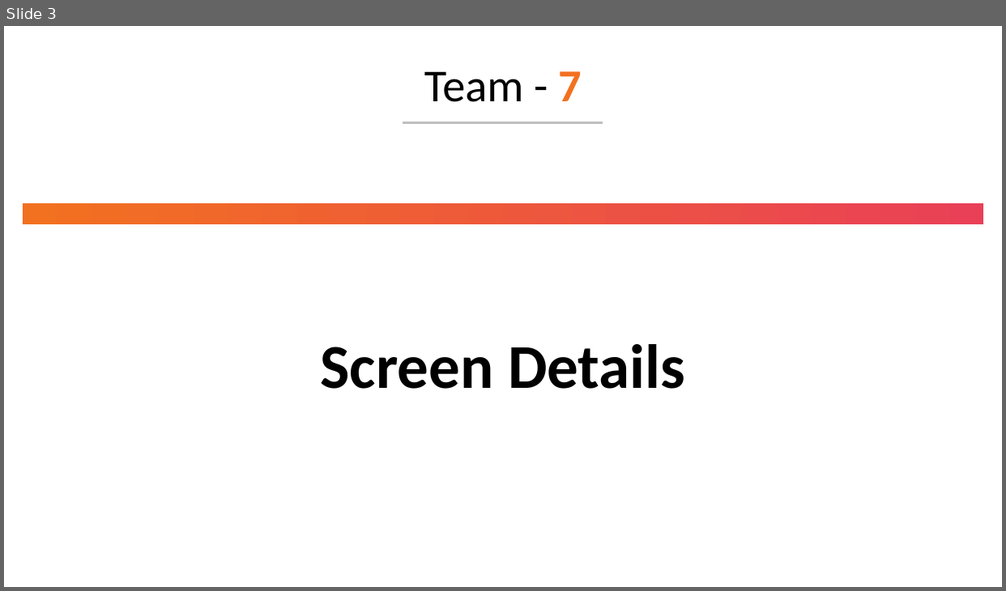
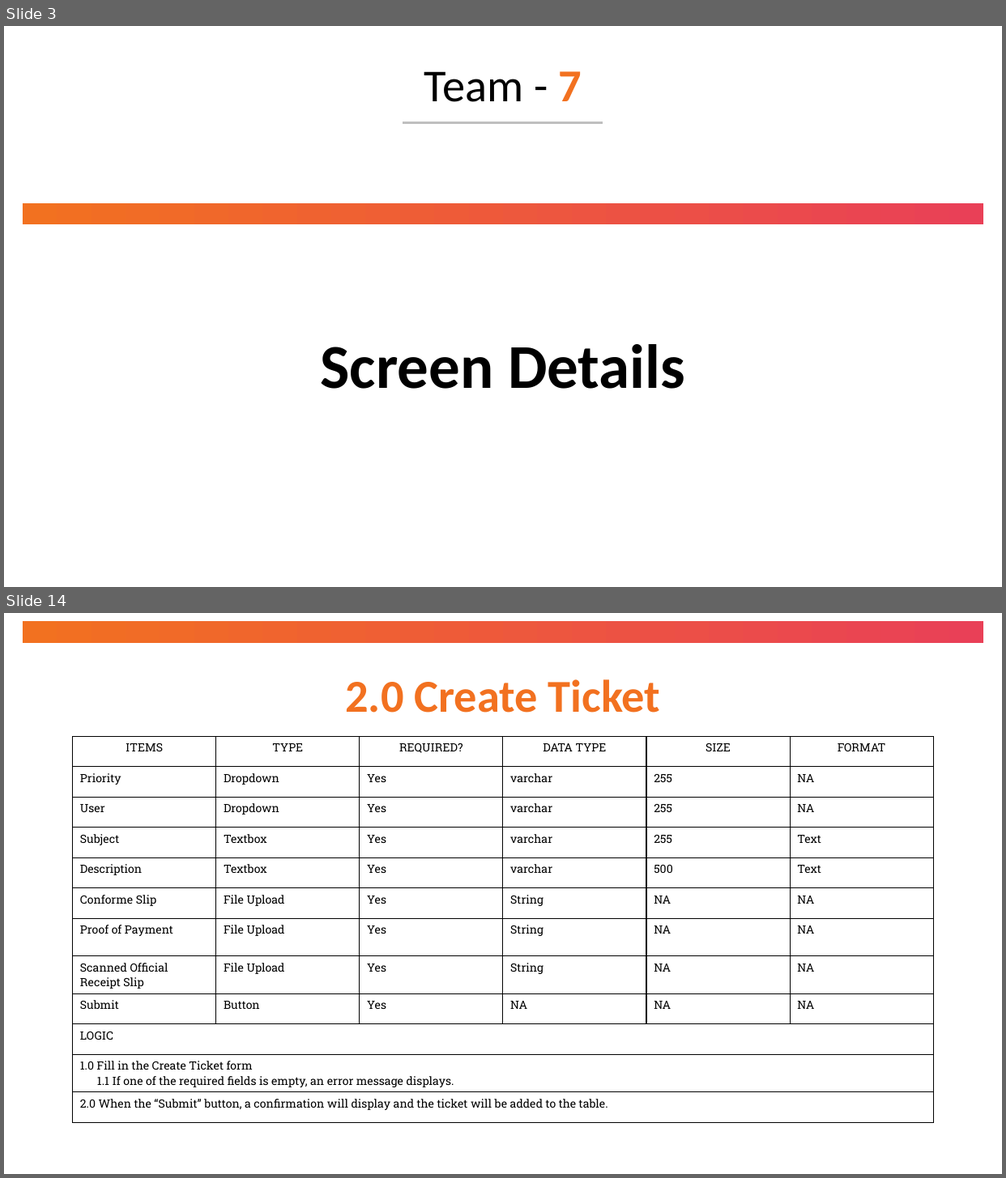
Before and after one commit to StarGaze870/ServiceChargeApp, a slide deck: docs/Team 7 - High Level Design.pptx. Shown one above the other, each under a label of ours: slide 3 before the commit, slides 3 and 14 after it; the slides between them are not shown. The pictures are 1006x591 and 1006x1178 pixels, drawn with LibreOffice and Linux fonts; fonts in the diff are those of the drawing. Boxes give left, top, right and bottom in pixels: in the first picture for what was removed or moved away, otherwise in the second. Text is boxed around its words. In the diff, an @@ line names an element or a change of style, - is before the commit and + after.

```diff
--- a/docs/Team 7 - High Level Design.pptx
+++ b/docs/Team 7 - High Level Design.pptx
@@ slide 14 added at box(4, 613, 1002, 1174), background #FFFFFF @@
@@ rectangle added at box(23, 621, 984, 643), fill gradient #F27120 to #E94057 @@
@@ title added at box(345, 679, 661, 713), 44 pt, text gradient #F27120 to #E94057, bold @@
+2.0 Create Ticket
@@ table added at box(73, 736, 936, 1114), 12 rows, 6 columns @@
+ITEMS | TYPE | REQUIRED? | DATA TYPE | SIZE | FORMAT
+Priority | Dropdown | Yes | varchar | 255 | NA
+User | Dropdown | Yes | varchar | 255 | NA
+Subject | Textbox | Yes | varchar | 255 | Text
+Description | Textbox | Yes | varchar | 500 | Text
+Conforme Slip | File Upload | Yes | String | NA | NA
+Proof of Payment | File Upload | Yes | String | NA | NA
+Scanned Official Receipt Slip | File Upload | Yes | String | NA | NA
+Submit | Button | Yes | NA | NA | NA
+LOGIC |  |  |  |  | 
+1.0 Fill in the Create Ticket form / 1.1 If one of the required fields is empty, an error message displays. |  |  |  |  | 
+2.0 When the “Submit” button, a confirmation will display and the ticket will be added to the table. |  |  |  |  | 
```
Also in this commit, not shown: 9 slides changed, 11 other slides added, 4 slides removed.
